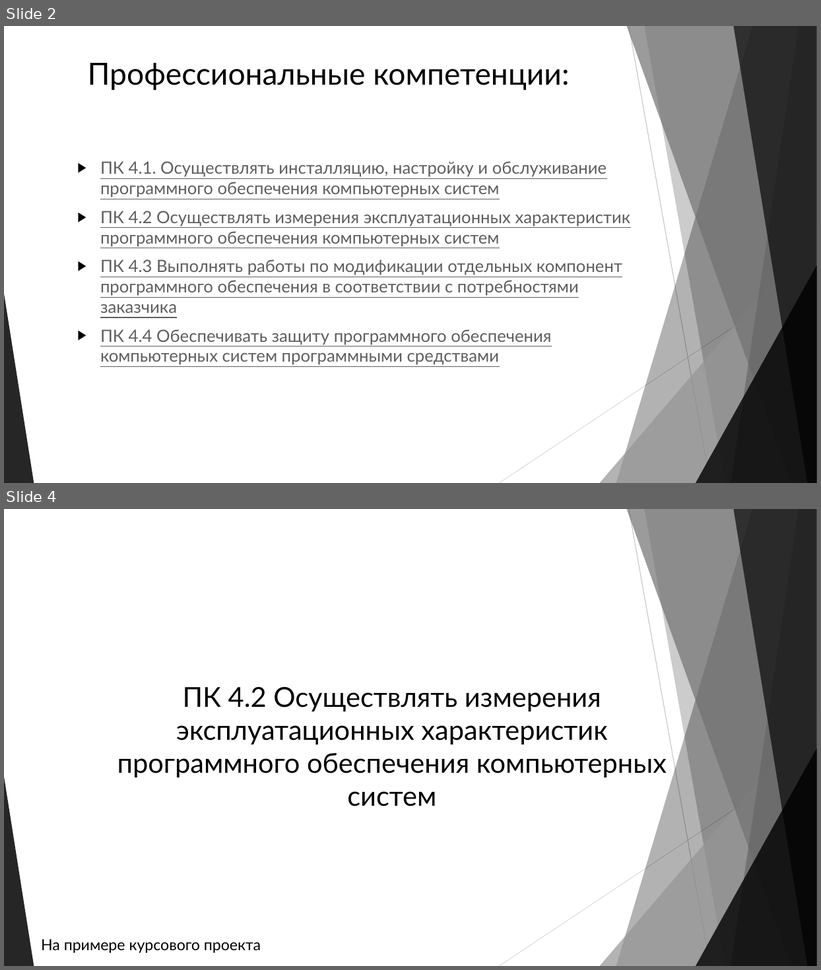
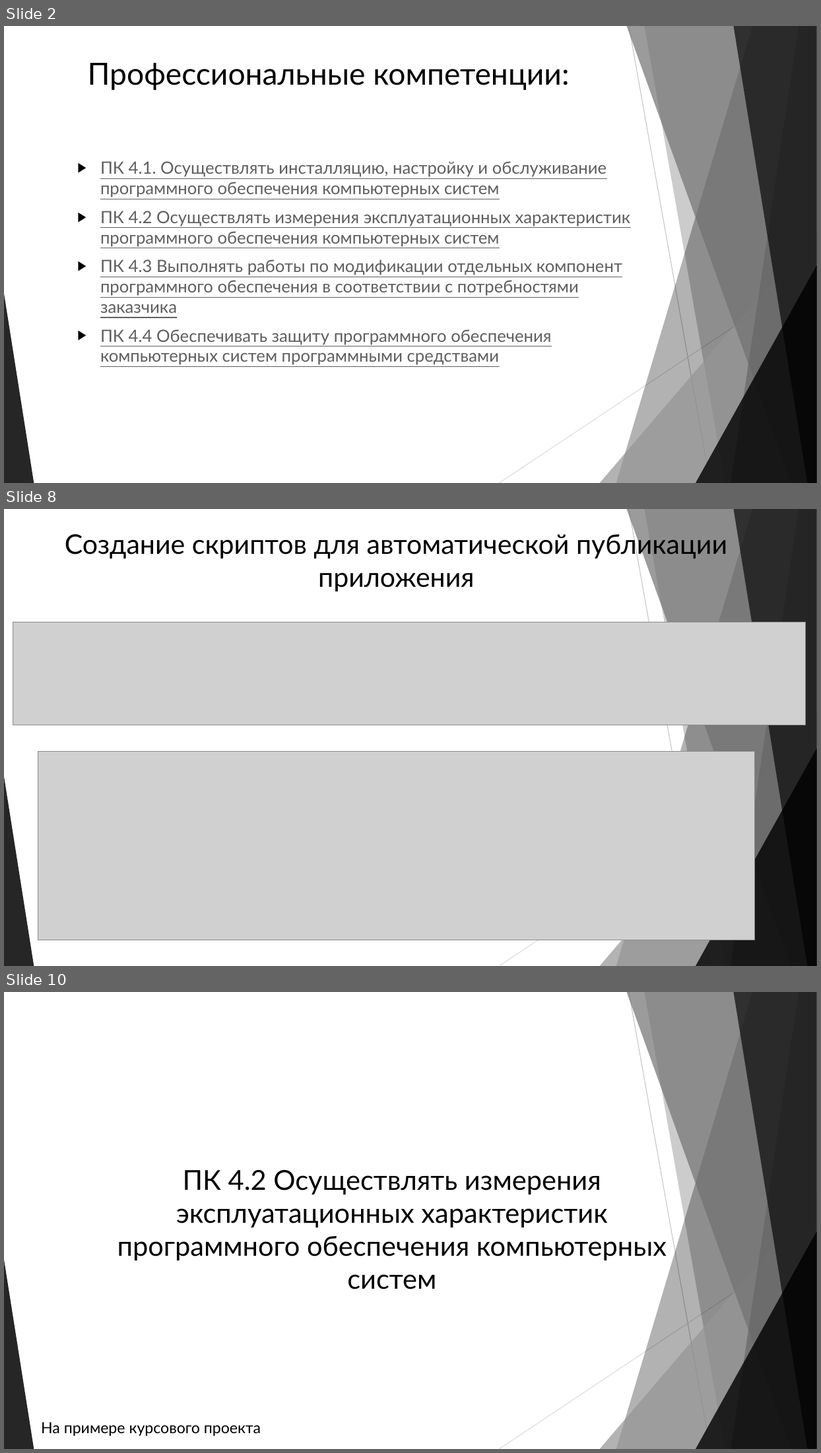
Before and after one commit to AlexGopher802/Qual_PM04, a slide deck: Презентация.pptx. Shown one above the other, each under a label of ours: slides 2 and 4 before the commit, slides 2, 8 and 10 after it; the slides between them are not shown. The pictures are 821x970 and 821x1453 pixels, drawn with LibreOffice and Linux fonts; fonts in the diff are those of the drawing; grey boxes stand for pictures. Boxes give left, top, right and bottom in pixels: in the first picture for what was removed or moved away, otherwise in the second. Text is boxed around its words. In the diff, an @@ line names an element or a change of style, - is before the commit and + after.

```diff
--- a/Презентация.pptx
+++ b/Презентация.pptx
@@ slide 8 added at (4,509,817,966), background #FFFFFF; not listed: 10 template elements that a slide beside it also shows @@
@@ text added at (65,530,727,591), 32 pt, text #000000 @@
+Создание скриптов для автоматической публикации приложения
@@ picture added at (13,623,805,725) @@
@@ picture added at (38,751,755,940) @@
@@ what was slide 4 is now slide 10 @@
```
Also in this commit, not shown: 4 slides changed, 15 other slides added.
